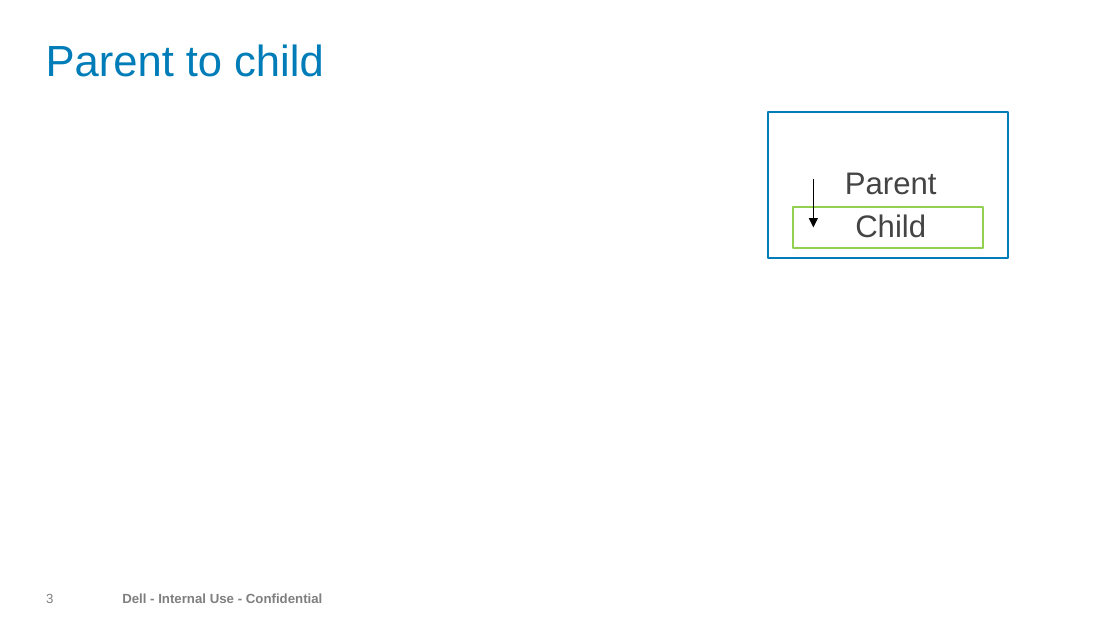
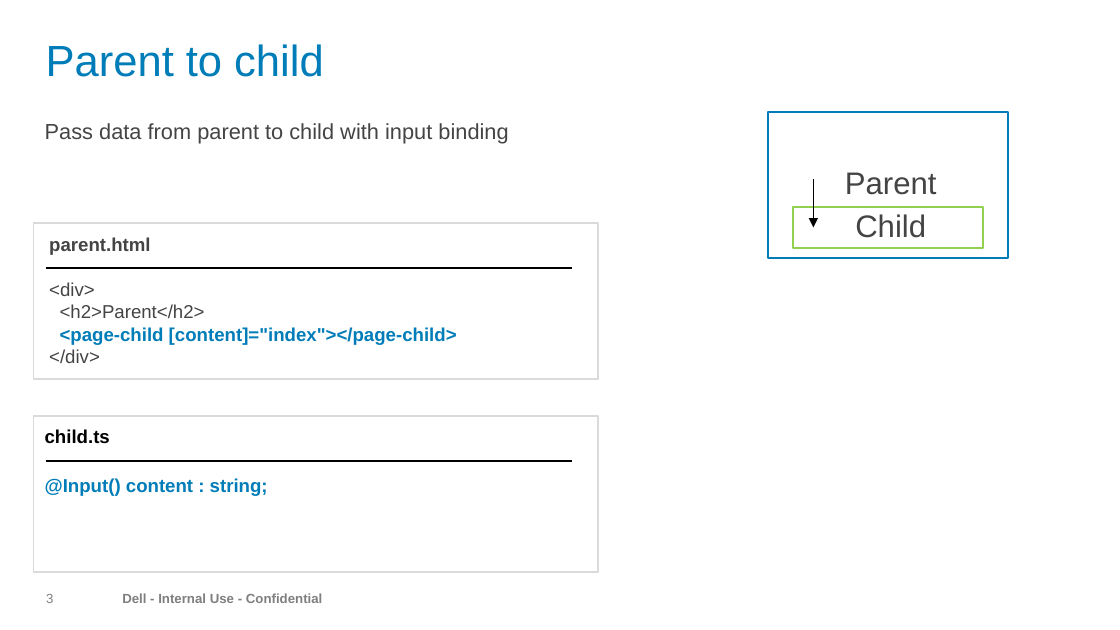
Before and after one commit to iuin/angular-example, a slide deck: slide 3 of Component Interaction.pptx. Drawn at 1120x630 pixels with LibreOffice and Linux fonts; fonts in the diff are those of the drawing; background and template pictures are left out. Boxes give left, top, right and bottom in pixels: in the first picture for what was removed or moved away, otherwise in the second. Text is boxed around its words. In the diff, an @@ line names an element or a change of style, - is before the commit and + after.

```diff
--- a/Component Interaction.pptx
+++ b/Component Interaction.pptx
@@ text added at bbox=[45, 123, 508, 143], 14 pt, text #444444 @@
+Pass data from parent to child with input binding
@@ rectangle added at bbox=[34, 223, 598, 380], outline #DADADA 1 pt @@
@@ text added at bbox=[49, 237, 457, 363], 12 pt, text #007DB8, bold @@
+parent.html
+<div>
+<h2>Parent</h2>
+<page-child [content]="index"></page-child>
+</div>
@@ line added from (46, 268) to (572, 268), #000000 1 pt @@
@@ rectangle added at bbox=[34, 416, 598, 572], outline #DADADA 1 pt @@
@@ text added at bbox=[45, 429, 268, 496], 12 pt, text #007DB8, bold @@
+child.ts
+@Input() content : string;
@@ line added from (46, 461) to (572, 461), #000000 1 pt @@
```
Also in this commit, not shown: 7 other slides changed, 3 slides added, 1 other file.
